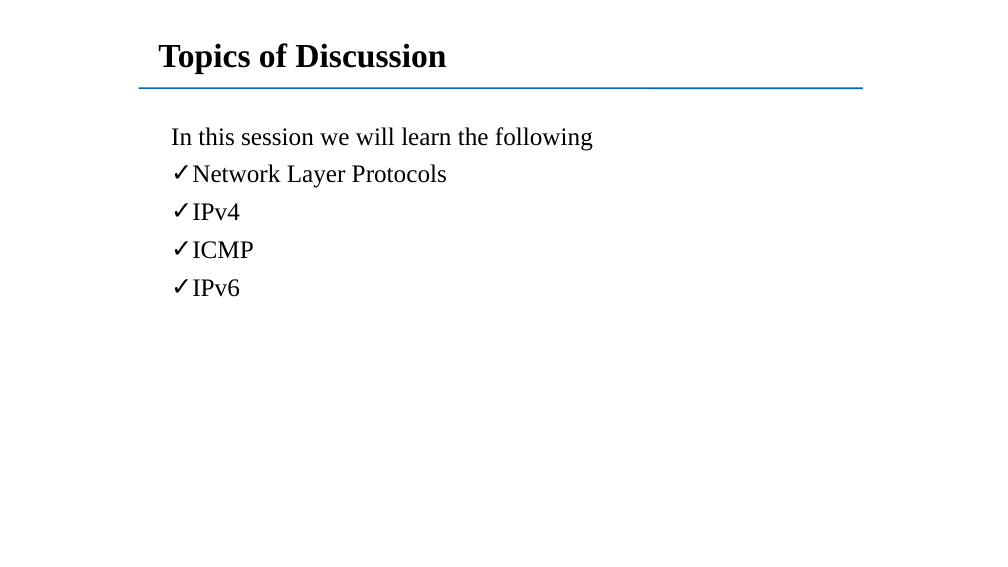
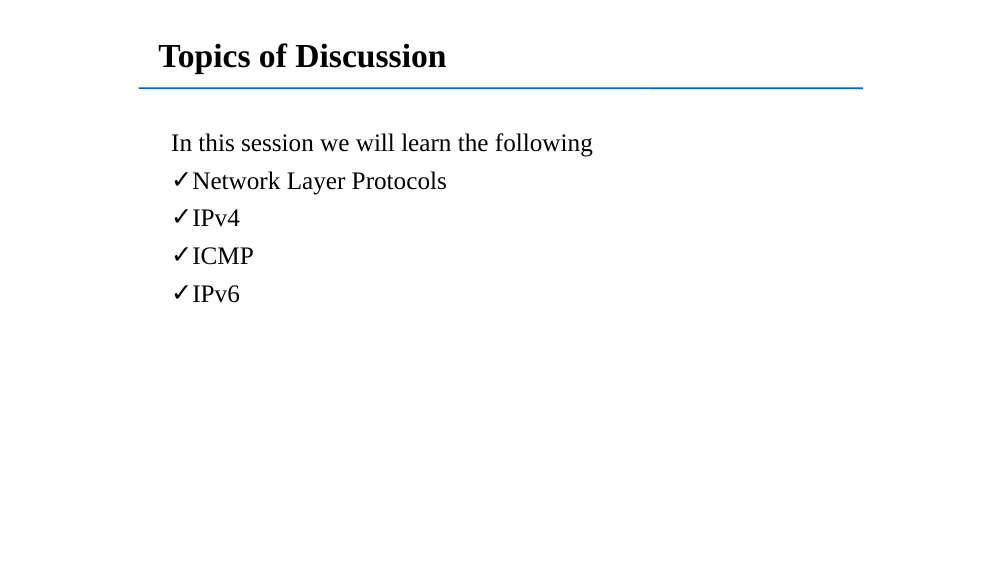
Before and after one commit to mehul79/SM, a slide deck: slide 2 of Sem-5/CN/Network layer Protocols.ppt. Drawn at 1008x567 pixels with LibreOffice and Linux fonts; fonts in the diff are those of the drawing. Boxes give left, top, right and bottom in pixels: in the first picture for what was removed or moved away, otherwise in the second. Text is boxed around its words. In the diff, an @@ line names an element or a change of style, - is before the commit and + after.

```diff
--- a/Sem-5/CN/Network layer Protocols.ppt
+++ b/Sem-5/CN/Network layer Protocols.ppt
@@ text "In this session we will ..." moved from (x1=171, y1=127, x2=593, y2=297) to (x1=171, y1=133, x2=593, y2=303) @@
```
Also in this commit, not shown: 1 other slide changed, 5 other files.
